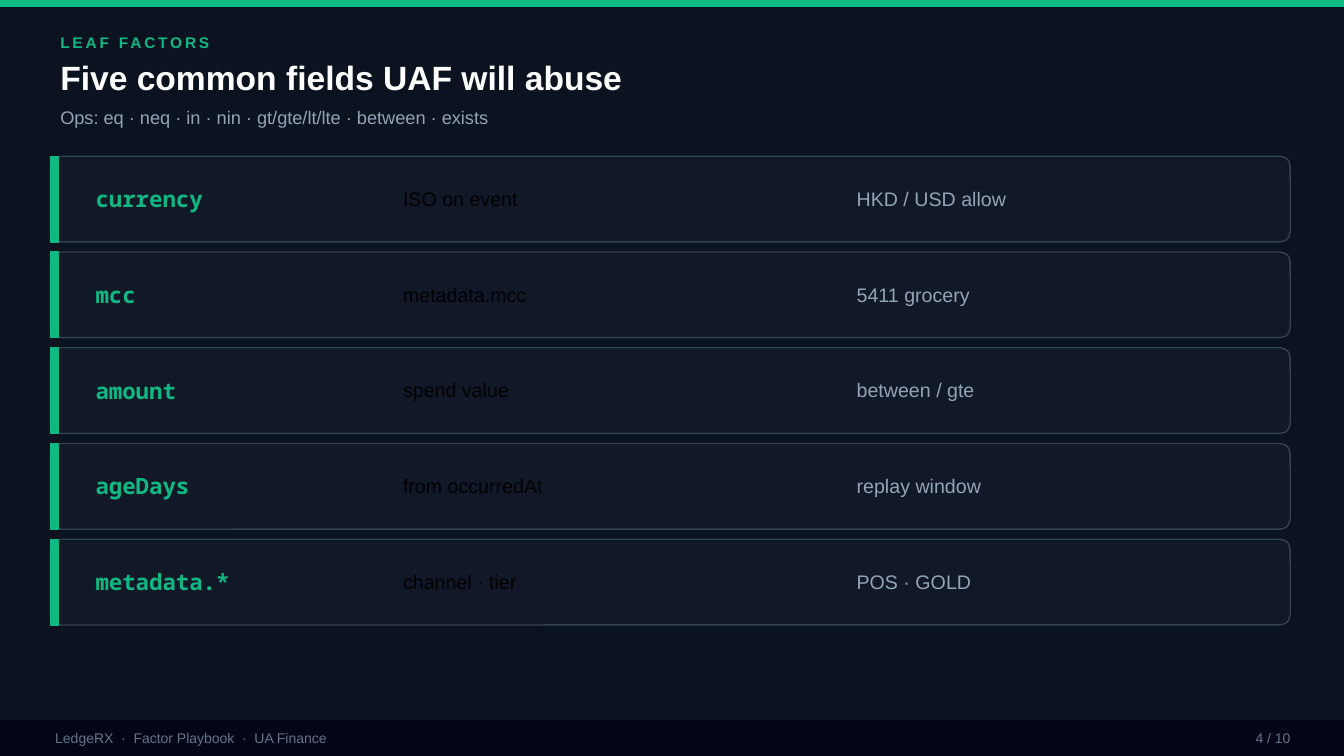
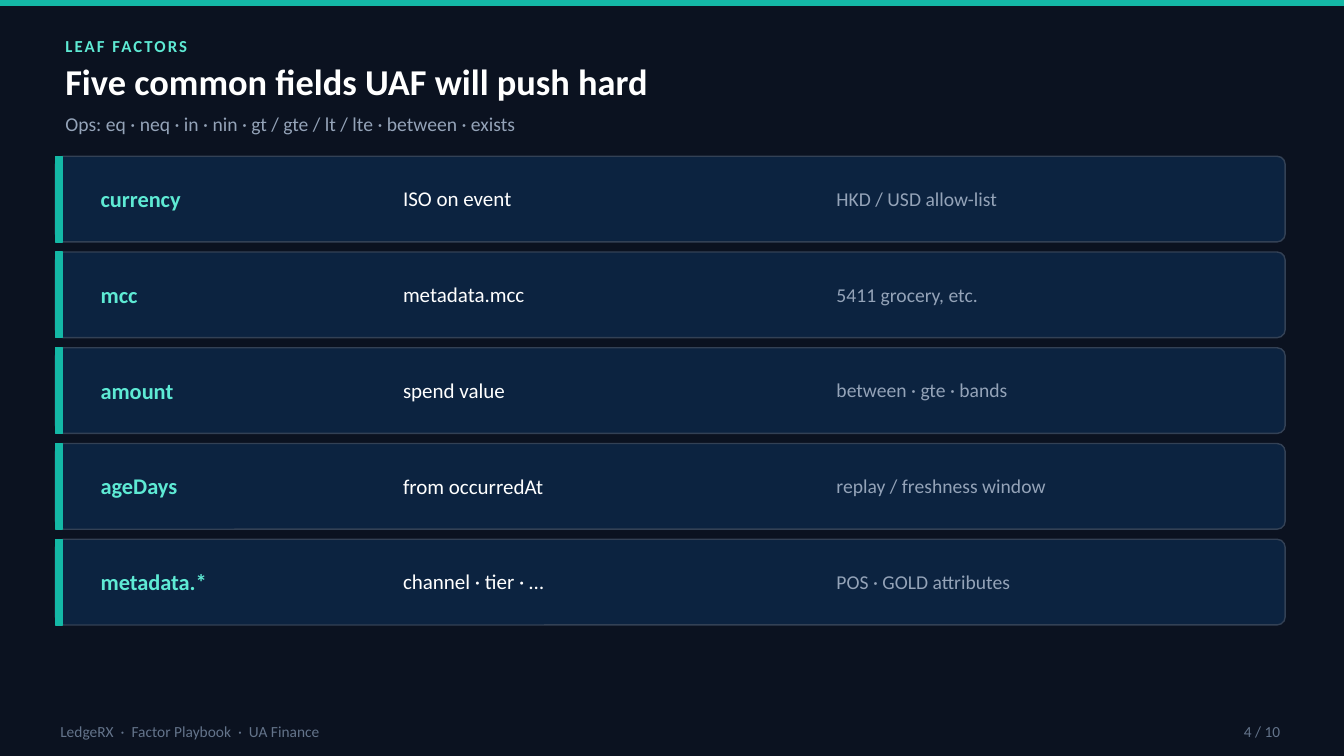
Before and after one commit to yky32/ledger-engine, a slide deck: slide 4 of docs/decks/LedgeRX-Factor-Playbook.pptx. Drawn at 1344x756 pixels with LibreOffice and Linux fonts; fonts in the diff are those of the drawing. Boxes give left, top, right and bottom in pixels: in the first picture for what was removed or moved away, otherwise in the second. Text is boxed around its words. In the diff, an @@ line names an element or a change of style, - is before the commit and + after.

Commit message:
docs(decks): Factor Playbook palette/fonts match UAF briefing (Calibri + teal system)

```diff
--- a/docs/decks/LedgeRX-Factor-Playbook.pptx
+++ b/docs/decks/LedgeRX-Factor-Playbook.pptx
@@ text "LEAF FACTORS" at (55,32,1265,58): size 11 to 12 pt, font Arial to Calibri, text colour #10B981 to #5EEAD4, letter spacing 2 to 1.5 pt @@
@@ text at (65,69,647,101): text changed; size 24 to 26 pt; font Arial to Calibri @@
-Five common fields UAF will abuse
+Five common fields UAF will push hard
@@ text at (65,117,515,135): text changed; size 13 to 14 pt; font Arial to Calibri @@
-Ops: eq · neq · in · nin · gt/gte/lt/lte · between · exists
+Ops: eq · neq · in · nin · gt / gte / lt / lte · between · exists
@@ rounded rectangle: place and size @@
-rounded rectangle at (50,156,1291,242)
+rounded rectangle at (55,156,1286,242)
@@ text added at (403,192,511,206), 15 pt, text #FFFFFF @@
+ISO on event
@@ text at (836,192,997,206): text changed; font Arial to Calibri @@
-HKD / USD allow
+HKD / USD allow-list
@@ rounded rectangle: place and size @@
-rounded rectangle at (50,252,1291,338)
+rounded rectangle at (55,252,1286,338)
@@ font Noto Sans Mono to Calibri, text colour #10B981 to #5EEAD4 in 5 elements at (101,196,181,211), (101,385,174,399), (101,479,178,498), (101,574,207,590), (101,292,138,303) @@
@@ text added at (403,287,524,302), 15 pt, text #FFFFFF @@
+metadata.mcc
@@ text at (836,289,978,306): text changed; font Arial to Calibri @@
-5411 grocery
+5411 grocery, etc.
@@ rounded rectangle: place and size @@
-rounded rectangle at (50,348,1291,434)
+rounded rectangle at (55,348,1286,434)
@@ text added at (403,383,505,402), 15 pt, text #FFFFFF @@
+spend value
@@ text at (836,383,1007,401): text changed; font Arial to Calibri @@
-between / gte
+between · gte · bands
@@ rounded rectangle: place and size @@
-rounded rectangle at (50,444,1291,529)
+rounded rectangle at (55,444,1286,529)
@@ text added at (403,479,543,494), 15 pt, text #FFFFFF @@
+from occurredAt
@@ text at (836,479,1045,496): text changed; font Arial to Calibri @@
-replay window
+replay / freshness window
@@ fill #10B981 to #14B8A6; outline #10B981 1 pt to #14B8A6 1 pt in 6 elements at (0,0,1344,6), (55,156,63,242), (55,252,63,338), (55,348,63,434), (55,444,63,529), (55,539,63,625) @@
@@ fill #111827 to #0C2340; proportions changed in 5 elements at (55,156,1286,242), (55,252,1286,338), (55,348,1286,434), (55,444,1286,529), (55,539,1286,625) @@
@@ rounded rectangle: place and size @@
-rounded rectangle at (50,539,1291,625)
+rounded rectangle at (55,539,1286,625)
@@ 5 rectangles: place and size @@
-5 rectangles at (50,156,58,625)
+5 rectangles at (55,156,63,625)
@@ text added at (403,574,514,589), 15 pt, text #FFFFFF @@
+channel · tier · …
@@ text at (836,575,1010,589): text changed; font Arial to Calibri @@
-POS · GOLD
+POS · GOLD attributes
@@ rectangle removed at (0,721,1344,756) @@
@@ text "LedgeRX · Factor Playbook · ..." at (60,726,319,740): size 10 to 11 pt, font Arial to Calibri @@
@@ text "4 / 10": place and size @@
-text "4 / 10" at (1256,733,1291,743)
+text "4 / 10" at (1244,727,1281,737)
@@ text "4 / 10" at (1244,727,1281,737): size 10 to 11 pt, font Arial to Calibri @@
```
Also in this commit, not shown: 9 other slides changed.
